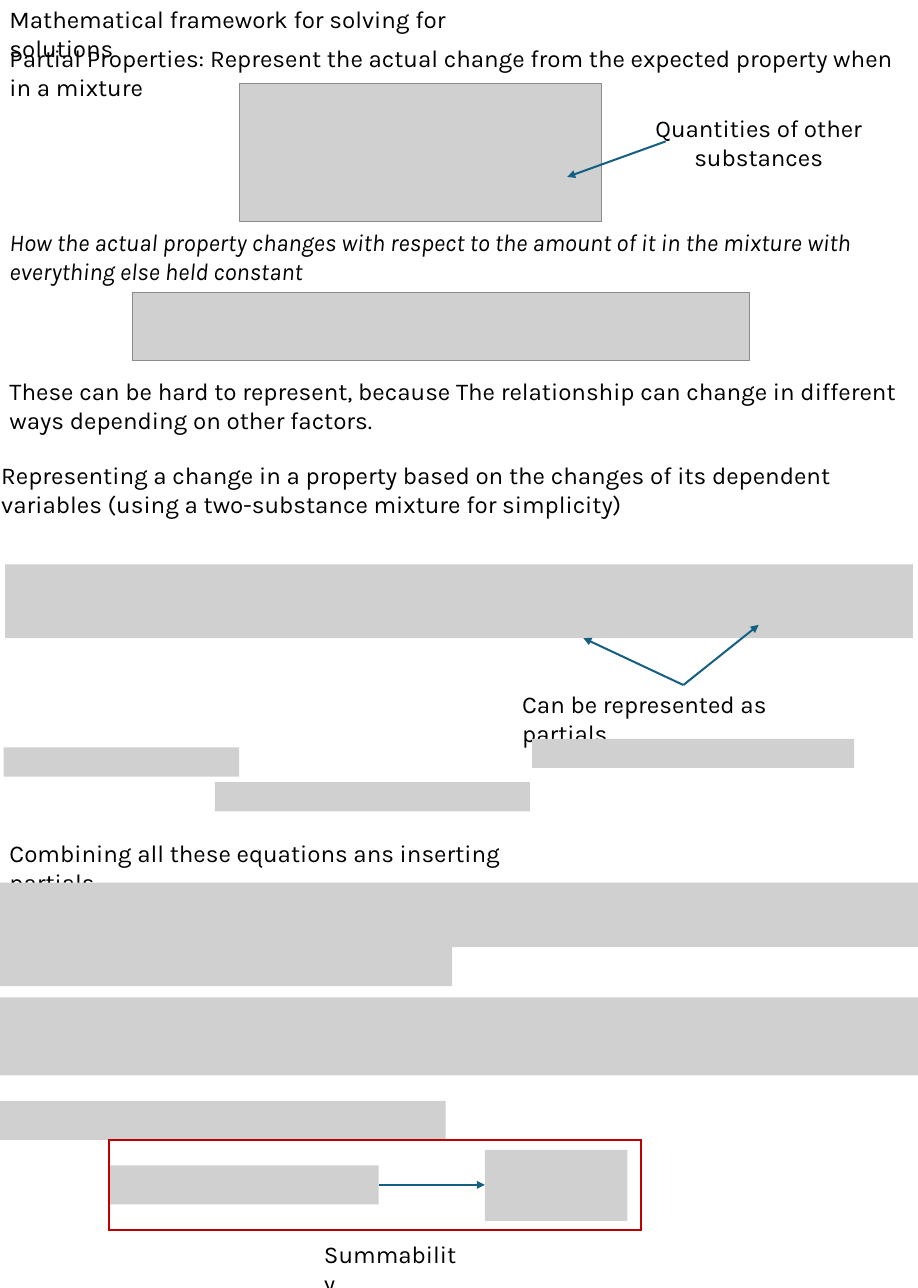
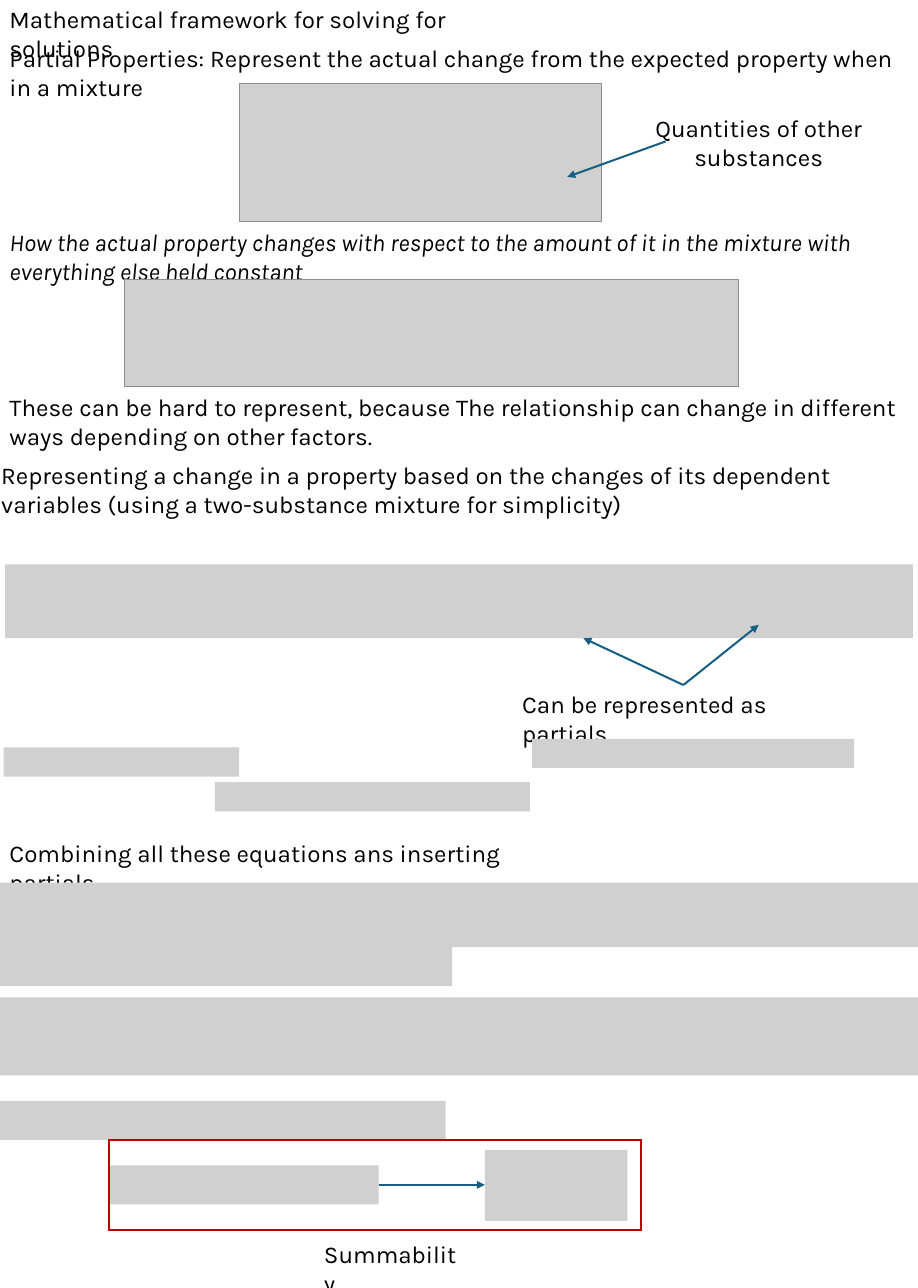
Before and after one commit to 1980s-Space-Guy/Fall24Classes, a slide deck: slide 15 of ThermodynamicsII.pptx. Drawn at 918x1288 pixels with LibreOffice and Linux fonts; fonts in the diff are those of the drawing; grey boxes stand for pictures. Boxes give left, top, right and bottom in pixels: in the first picture for what was removed or moved away, otherwise in the second. Text is boxed around its words. In the diff, an @@ line names an element or a change of style, - is before the commit and + after.

```diff
--- a/ThermodynamicsII.pptx
+++ b/ThermodynamicsII.pptx
@@ picture resized from (x1=132, y1=292, x2=750, y2=360) to (x1=125, y1=279, x2=738, y2=387) @@
@@ text "These can be hard to ..." moved from (x1=9, y1=383, x2=895, y2=435) to (x1=9, y1=399, x2=895, y2=451) @@
```
Also in this commit, not shown: 4 other slides changed, 3 slides added, 1 slide removed, 4 other files.
